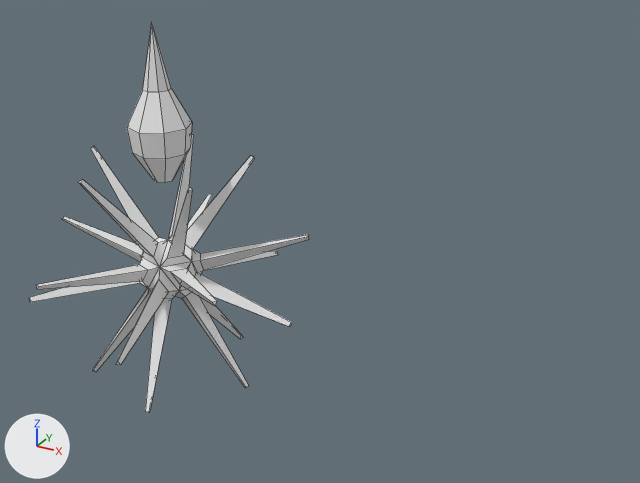
Two versions of the Blender file Assets/Art/Models/Models.blend, one commit apart.
Before and after are seen from a 50 mm lens placed at (17.08, -20.82, 12.55), pointed at (5.65, -0.04, 2.16). Every picture has the same lights, and +X, +Y and +Z are marked at lower left. Mesh edges are drawn as thin lines.

The first picture shows 'Player', 'Spike'.
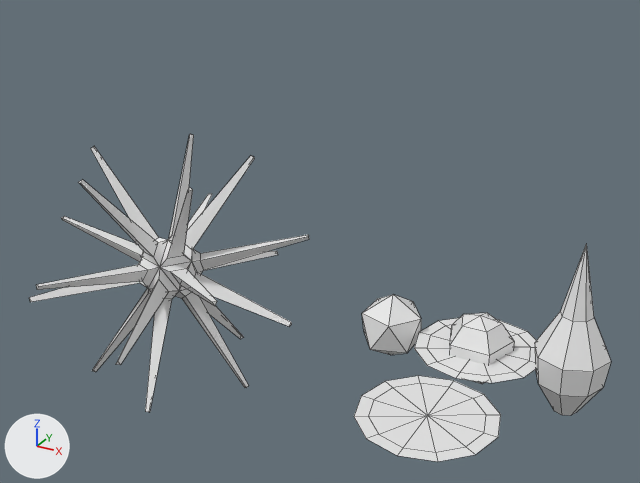
What changed in the scene script:
```text
Add mat_material:
    mat_material = principled_material('Material')
    mat_material.base_color = (0.8, 0.8, 0.8)  # white #e7e7e7
    mat_material.roughness = 0.4
Add me_sphere_001:
    me_sphere_001.from_pydata(...)  # 36 vertices, 24 faces; spans x -1.77..1.81, y -1.79..1.79, z 0.0
    me_sphere_001.materials.append(mat_material)  # white #e7e7e7
Add me_sphere:
    me_sphere.from_pydata(...)  # 58 vertices, 49 faces; spans x -1.77..1.81, y -1.79..1.79, z -1.0..1.0
Add me_icosphere:
    me_icosphere.from_pydata(...)  # an icosphere of 20 faces spanning x -0.89..0.89, y -0.85..0.85, z -1.0..1.0
Change ob_player:
    ob_player.location: (0.0, 0.0, 6.21) -> (13.16, 0.0, 1.91)
Add ob_stop:
    ob_stop = bpy.data.objects.new('Stop', me_sphere_001)
    ob_stop.location = (10.62, -3.69, 0.0)
Add ob_start:
    ob_start = bpy.data.objects.new('Start', me_sphere)
    ob_start.location = (10.62, 0.0, 0.0)
Add ob_point:
    ob_point = bpy.data.objects.new('Point', me_icosphere)
    ob_point.location = (8.01, 0.0, 0.0)
```

Changed parts and their boxes [x1, y1, x2, y2] in the pictures (640 x 483 px):
'Player', moved: before [127, 24, 192, 183]; after [535, 243, 611, 416]
'Stop', added: after [354, 376, 501, 462]
'Start', added: after [414, 313, 537, 384]
'Point', added: after [362, 295, 421, 355]
